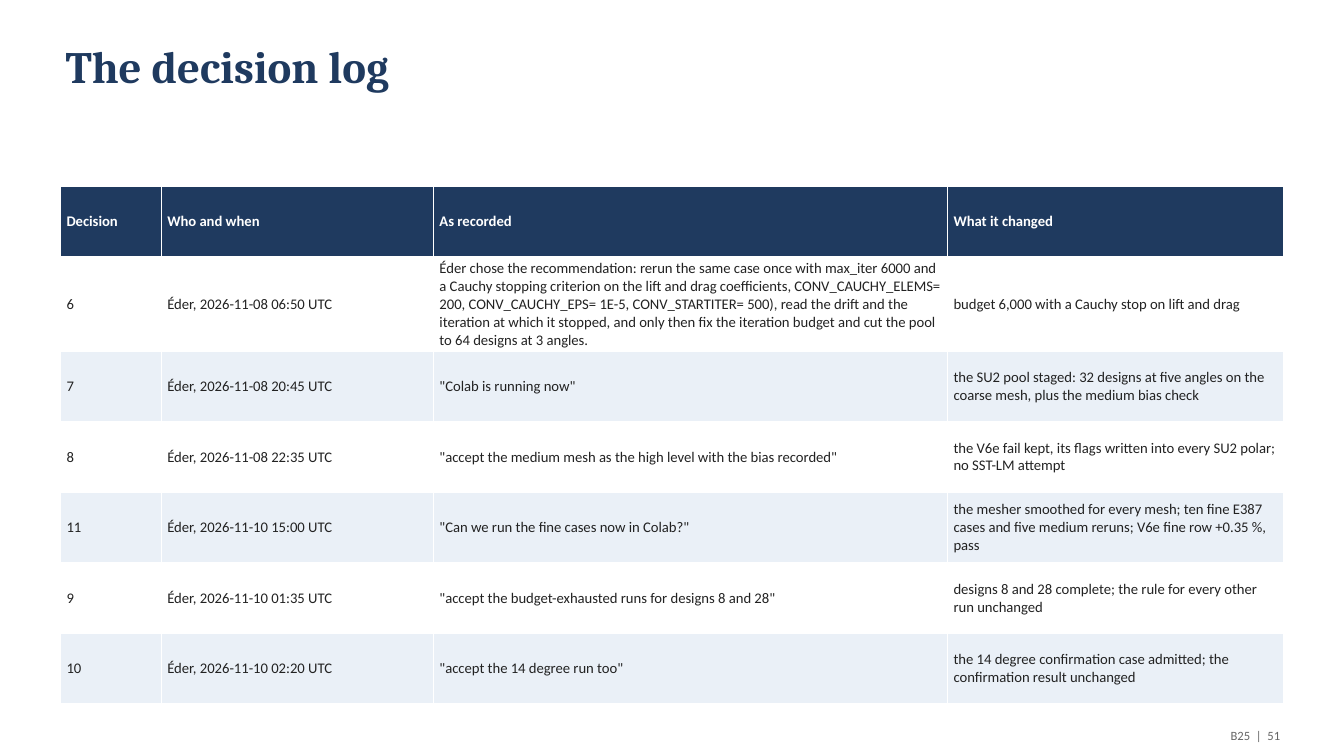
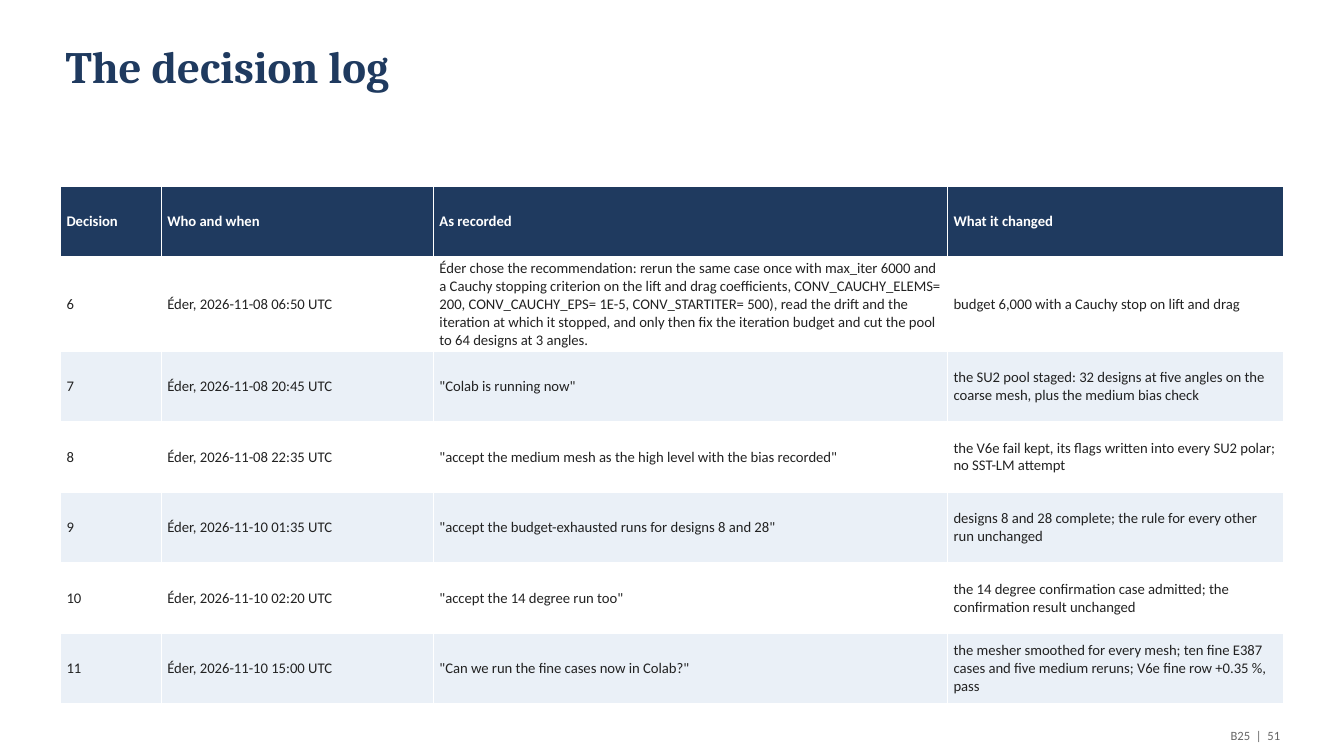
Before and after one commit to emarinhoss/ai-engineering, a slide deck: slide 51 of docs/talk/deck_drone_v2.pptx. Drawn at 1344x756 pixels with LibreOffice and Linux fonts; fonts in the diff are those of the drawing. Boxes give left, top, right and bottom in pixels: in the first picture for what was removed or moved away, otherwise in the second. Text is boxed around its words. In the diff, an @@ line names an element or a change of style, - is before the commit and + after.

```diff
--- a/docs/talk/deck_drone_v2.pptx
+++ b/docs/talk/deck_drone_v2.pptx
@@ table at box(60, 187, 1284, 698) @@
-row 5: 11 | Éder, 2026-11-10 15:00 UTC | "Can we run the fine cases now in Colab?" | the mesher smoothed for every mesh; ten fine E387 cases and five medium reruns; V6e fine row +0.35 %, pass
+row 7: 11 | Éder, 2026-11-10 15:00 UTC | "Can we run the fine cases now in Colab?" | the mesher smoothed for every mesh; ten fine E387 cases and five medium reruns; V6e fine row +0.35 %, pass
```
Also in this commit, not shown: 5 other files.
